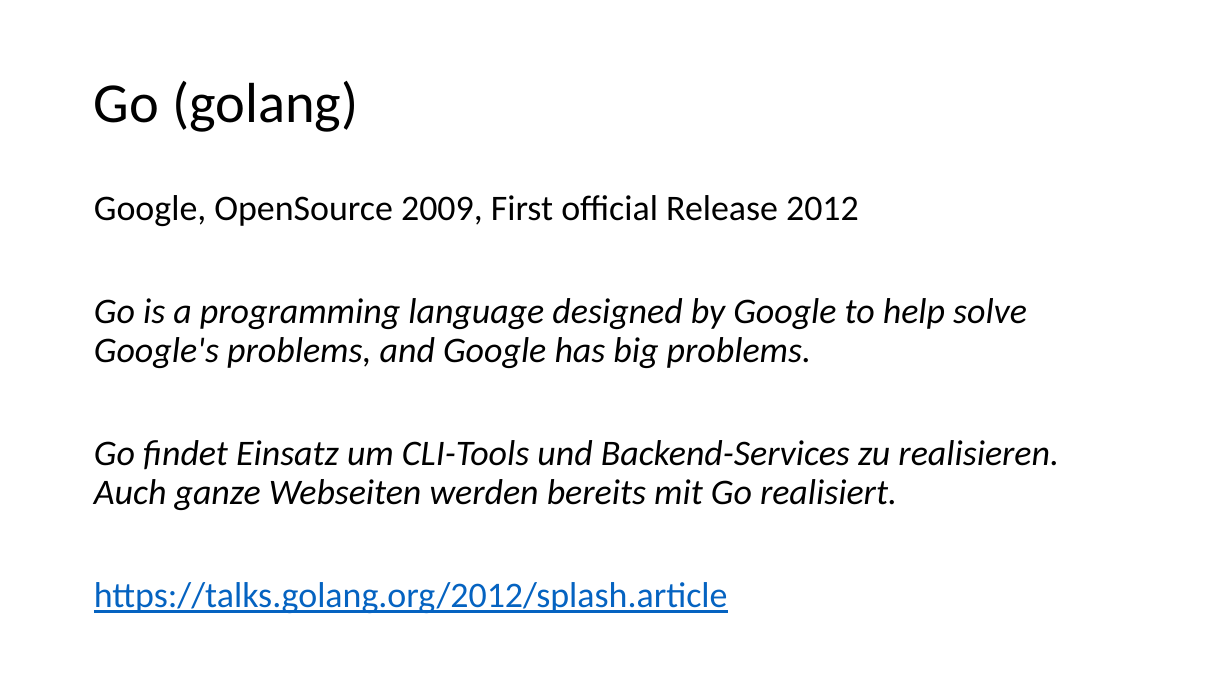
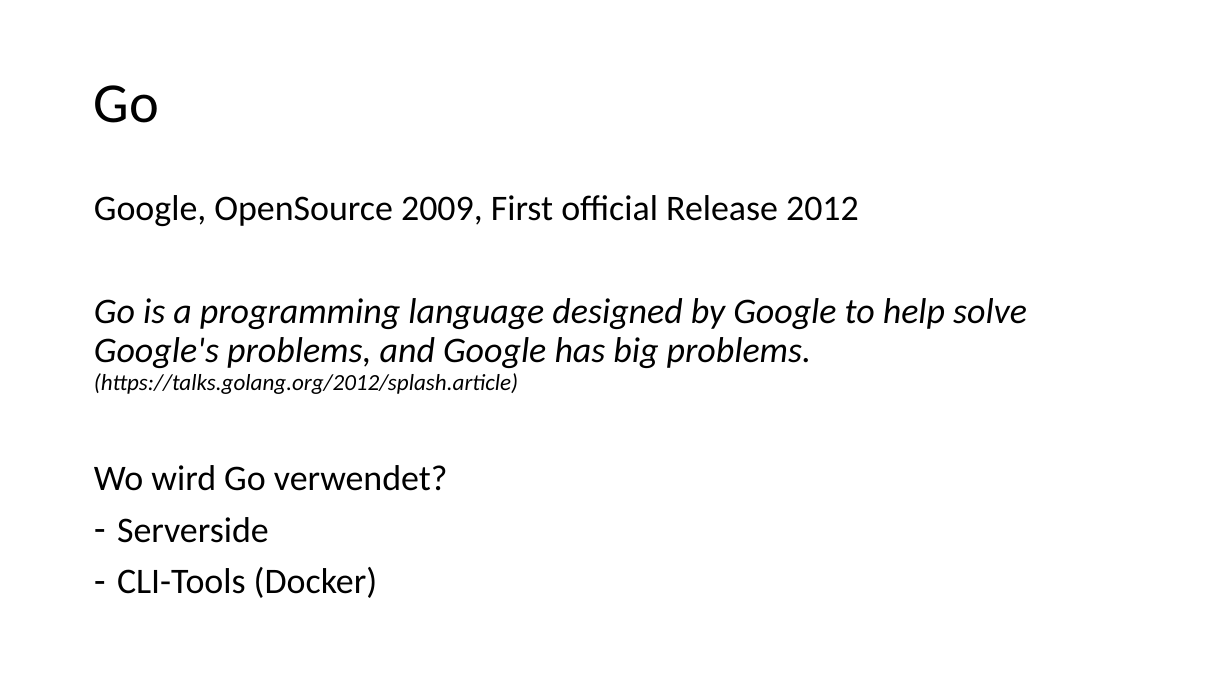
Before and after one commit to alexsuter/golang-experience, a slide deck: slide 3 of presi/presi.pptx. Drawn at 1232x693 pixels with LibreOffice and Linux fonts; fonts in the diff are those of the drawing. Boxes give left, top, right and bottom in pixels: in the first picture for what was removed or moved away, otherwise in the second. Text is boxed around its words. In the diff, an @@ line names an element or a change of style, - is before the commit and + after.

```diff
--- a/presi/presi.pptx
+++ b/presi/presi.pptx
@@ title at [94, 85, 159, 123]: text changed @@
-Go (golang)
+Go
@@ text at [94, 298, 1027, 598]: text changed @@
-Go is a programming language designed by Google to help solve Google's problems, and Google has big problems.
-Go findet Einsatz um CLI-Tools und Backend-Services zu realisieren. Auch ganze Webseiten werden bereits mit Go realisiert.
-https://talks.golang.org/2012/splash.article
+Go is a programming language designed by Google to help solve Google's problems, and Google has big problems. (https://talks.golang.org/2012/splash.article)
+Wo wird Go verwendet?
+– Serverside
+– CLI-Tools (Docker)
```
Also in this commit, not shown: 5 other slides changed, 3 slides added, 1 slide removed.
